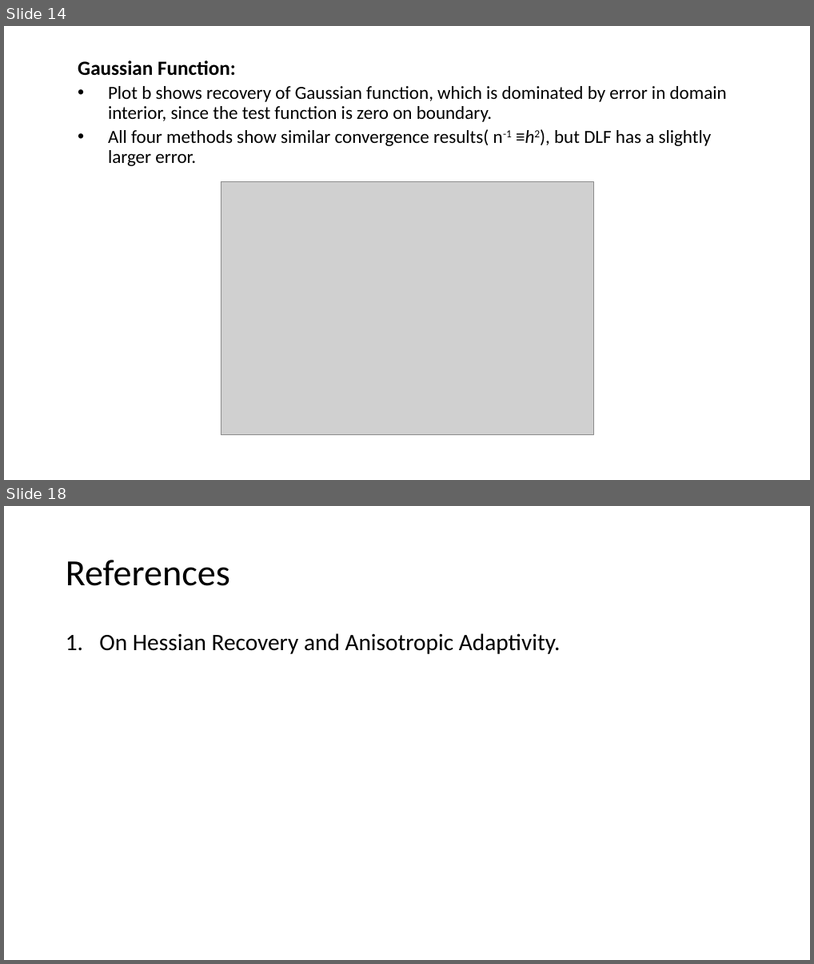
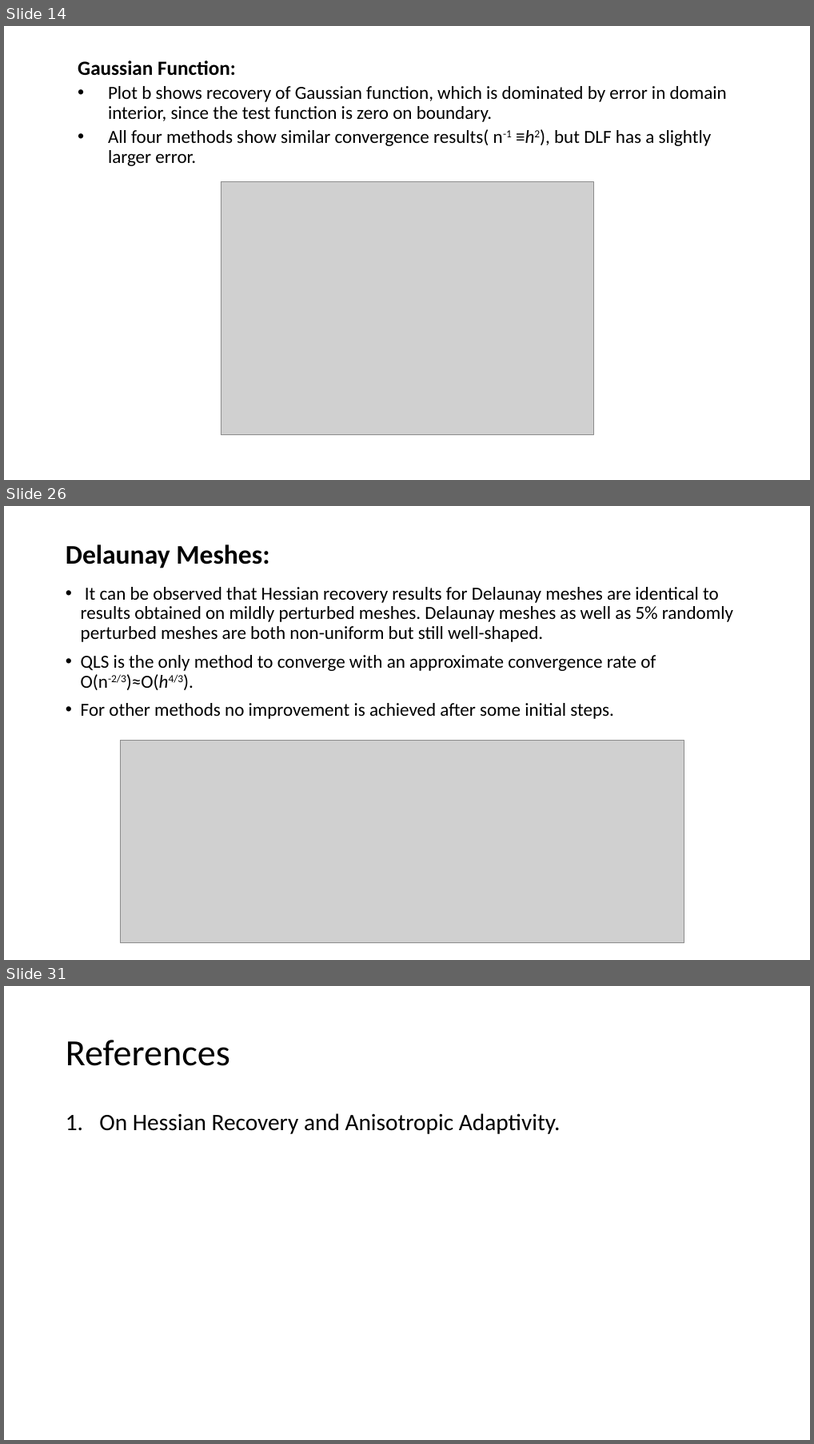
Before and after one commit to lohith921/amr, a slide deck: HBA.pptx. Shown one above the other, each under a label of ours: slides 14 and 18 before the commit, slides 14, 26 and 31 after it; the slides between them are not shown. The pictures are 814x964 and 814x1444 pixels, drawn with LibreOffice and Linux fonts; fonts in the diff are those of the drawing; grey boxes stand for pictures. Boxes give left, top, right and bottom in pixels: in the first picture for what was removed or moved away, otherwise in the second. Text is boxed around its words. In the diff, an @@ line names an element or a change of style, - is before the commit and + after.

```diff
--- a/HBA.pptx
+++ b/HBA.pptx
@@ slide 26 added at [4, 506, 810, 960], background #FFFFFF @@
@@ title added at [66, 544, 270, 568], 32 pt, text #000000, bold @@
+Delaunay Meshes:
@@ text added at [81, 587, 734, 719], 22 pt, text #000000 @@
+• It can be observed that Hessian recovery results for Delaunay meshes are identical to results obtained on mildly perturbed meshes. Delaunay meshes as well as 5% randomly perturbed meshes are both non-uniform but still well-shaped.
+• QLS is the only method to converge with an approximate convergence rate of O(n-2/3)≈O(h4/3).
+• For other methods no improvement is achieved after some initial steps.
@@ picture added at [120, 740, 685, 942] @@
@@ what was slide 18 is now slide 31 @@
```
Also in this commit, not shown: 3 slides changed, 13 other slides added, 1 slide removed.
